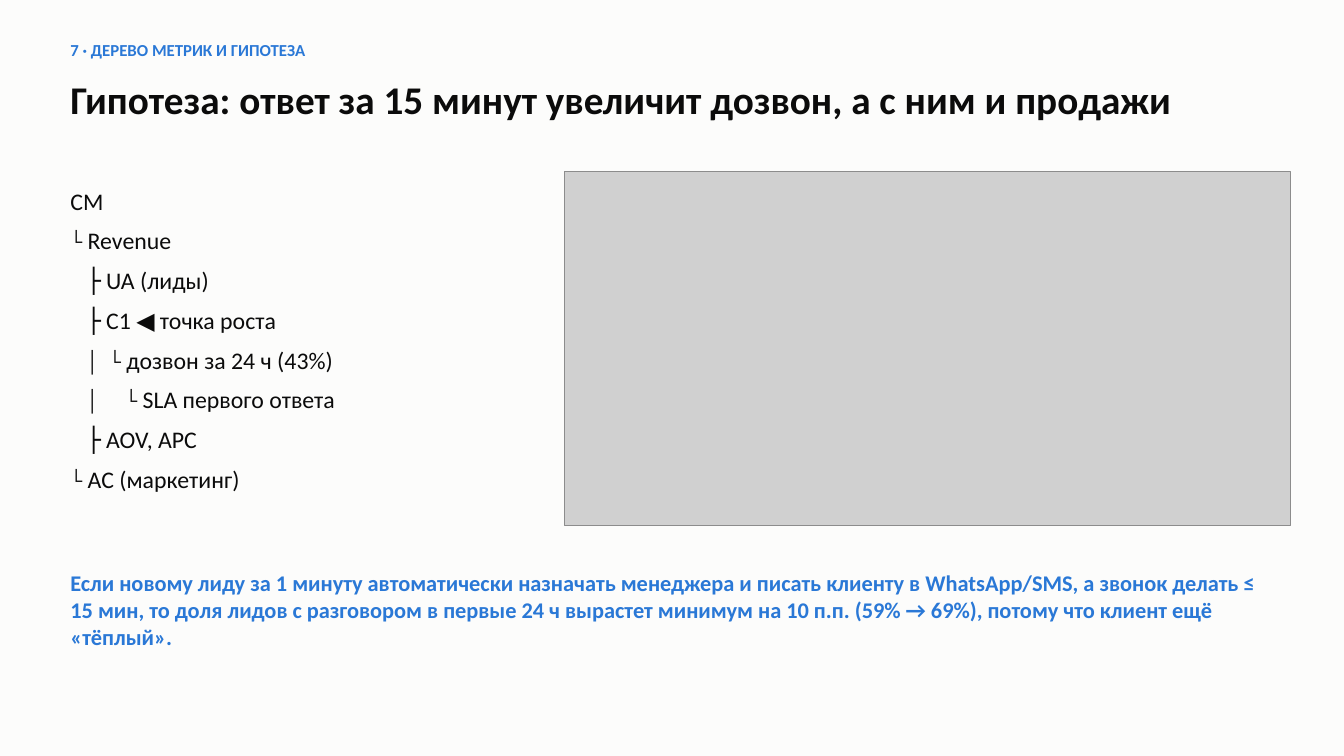
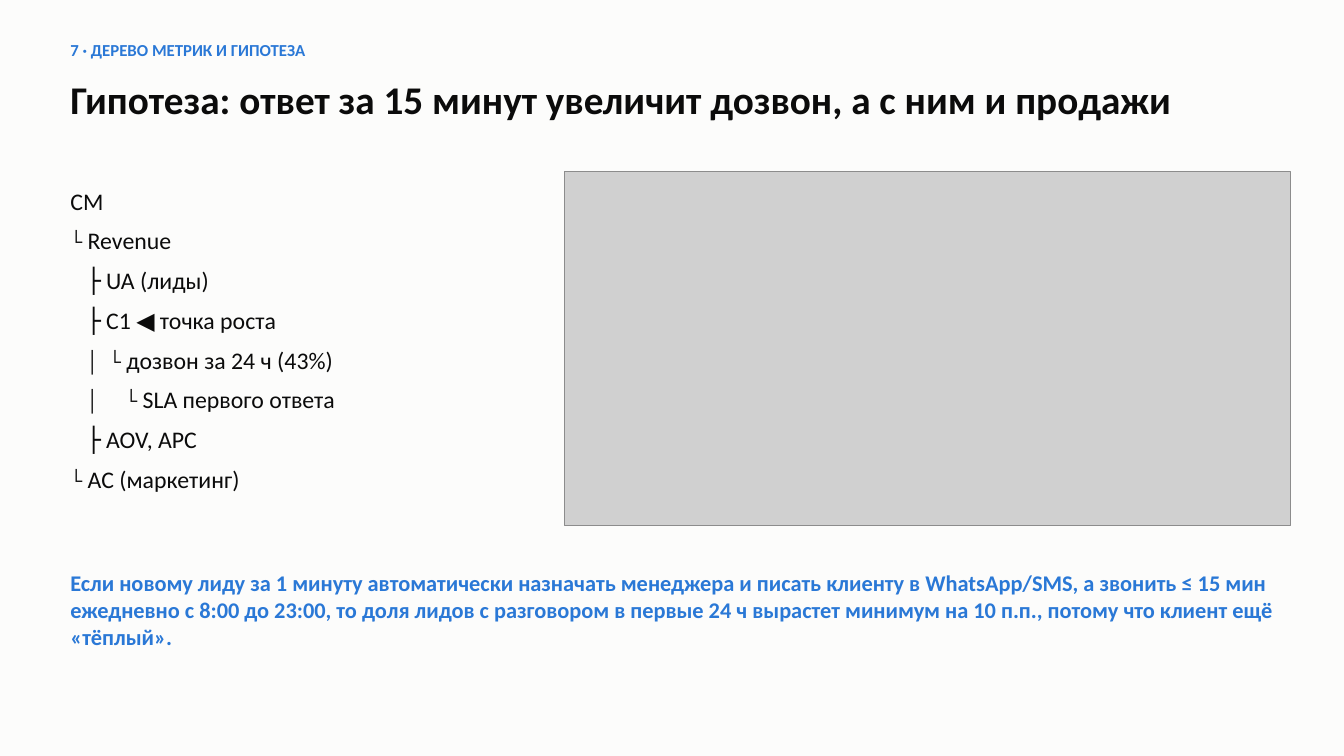
Before and after one commit to yerkovskayuliia-pixel/data-analytics-portfolio, a slide deck: slide 8 of python-crm-analysis/reports/presentation.pptx. Drawn at 1344x756 pixels with LibreOffice and Linux fonts; fonts in the diff are those of the drawing; grey boxes stand for pictures. Boxes give left, top, right and bottom in pixels: in the first picture for what was removed or moved away, otherwise in the second. Text is boxed around its words. In the diff, an @@ line names an element or a change of style, - is before the commit and + after.

```diff
--- a/python-crm-analysis/reports/presentation.pptx
+++ b/python-crm-analysis/reports/presentation.pptx
@@ text at <box>70,575,1272,645</box>: text changed @@
-Если новому лиду за 1 минуту автоматически назначать менеджера и писать клиенту в WhatsApp/SMS, а звонок делать ≤ 15 мин, то доля лидов с разговором в первые 24 ч вырастет минимум на 10 п.п. (59% → 69%), потому что клиент ещё «тёплый».
+Если новому лиду за 1 минуту автоматически назначать менеджера и писать клиенту в WhatsApp/SMS, а звонить ≤ 15 мин ежедневно с 8:00 до 23:00, то доля лидов с разговором в первые 24 ч вырастет минимум на 10 п.п., потому что клиент ещё «тёплый».
```
Also in this commit, not shown: 4 other slides changed, 1 slide added, 1 slide removed, 41 other files.
